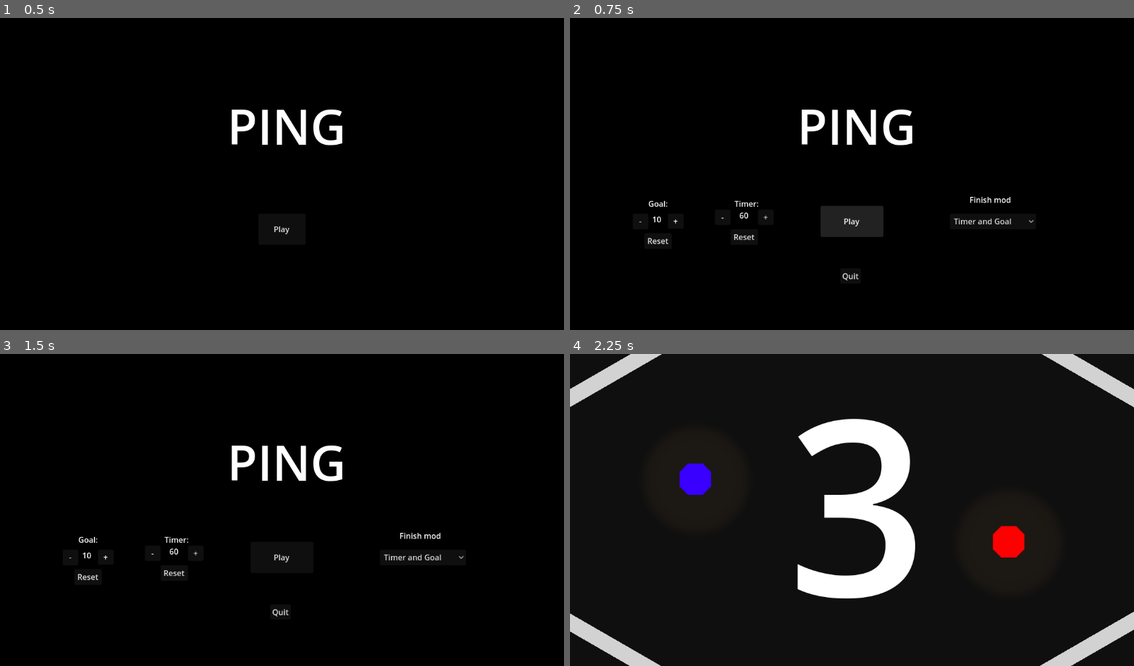
Above: before the commit, frames 1-4 (two rows, left to right).
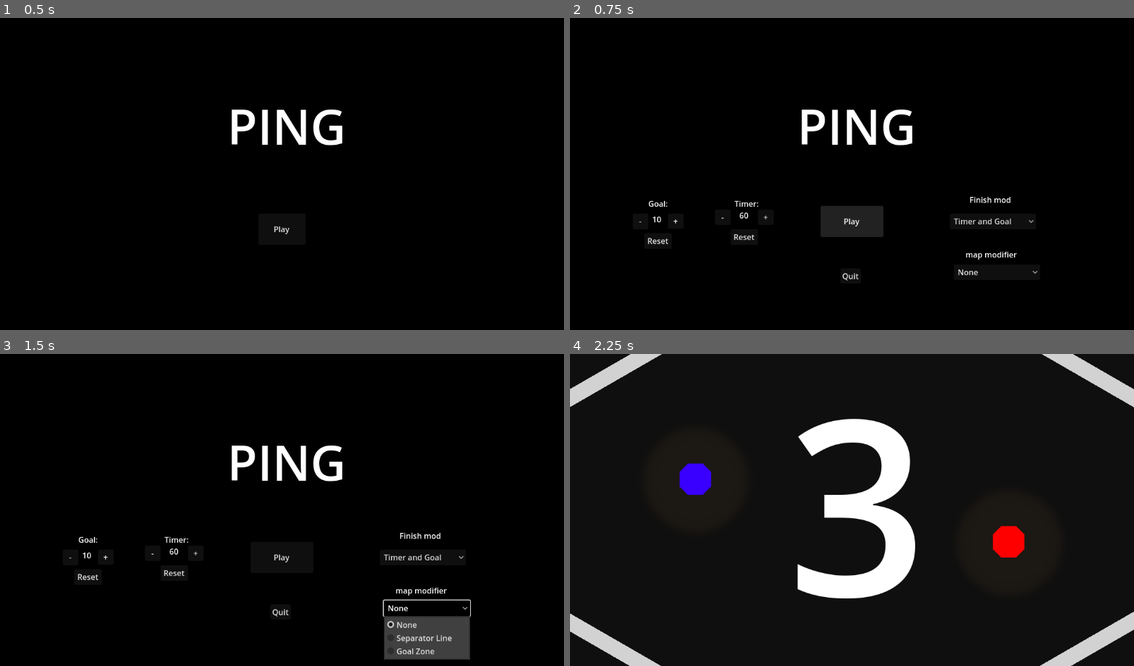
Above: after the commit, the same moments.

Repository: MyloRaccoon/ping
Game: Godot game, scene res://title.tscn
The game is run twice, just before and just after one commit, with the same random seed, the same clock (stepped at 60 frames per second) and the same inputs.
Inputs (mouse positions are in pixels of both pictures, inside the frame that each line leads up to):
- Up to frame 1 (0.5 s): no input
- Up to frame 2 (0.75 s): click "Play" at 0.5 s
- Up to frame 3 (1.5 s): click (428, 609) at 1.25 s, where only the run after the commit has a clickable "None"
- Up to frame 4 (2.25 s): click "Play" at 2 s

Frame 1 is identical in both runs. In frame 2, 0.1% of the frame differs, in the area x 68-83%, y 74-83%; in frame 3, 2.4%, in the area x 67-84%, y 74-98%; in frame 4, nothing differs.

Commit message:
a

Diff:
--- a/game.gd
+++ b/game.gd
@@ -19,20 +19,25 @@
 var stock_pos_ball
 
 func new_ball(ball_pos, p1_pos, p2_pos):
-	$Player.position = p1_pos
-	$Player2.position = p2_pos
+	$players/Player.position = p1_pos
+	$players/Player2.position = p2_pos
 	ball = ball_tscn.instantiate()
 	ball.position = ball_pos
 	call_deferred("add_child", ball)
 
 func _ready():
-	$firstTimer.start()
-	if global.separator:
-		$separator.show()
-		$separator/collisionbox.disabled = false
-	else:
-		$separator.hide()
-		$separator/collisionbox.disabled = true
+	$UI/firstTimer.start()
+	$map/separator.hide()
+	$goal1/p1Zone.hide()
+	$goal2/p2Zone.hide()
+	if global.map == "separator":
+		$map/separator.show()
+	if global.map == "zone":
+		$goal1/p1Zone.show()
+		$goal2/p2Zone.show()
+	$map/separator/collisionbox.disabled = !(global.map == "separator")
+	$goal1/p1Zone/CollisionShape2D.disabled = !(global.map == "zone")
+	$goal2/p2Zone/CollisionShape2D.disabled = !(global.map == "zone")
 
 # Called every frame. 'delta' is the elapsed time since the previous frame.
 func _process(_delta):
@@ -42,20 +47,20 @@
 		elif pausing:
 			resume()
 
-	if int($firstTimer.time_left) == 0:
-		$firstTimerLB.text = "GO"
+	if int($UI/firstTimer.time_left) == 0:
+		$UI/firstTimerLB.text = "GO"
 	else:
-		$firstTimerLB.text = str(int($firstTimer.time_left))
+		$UI/firstTimerLB.text = str(int($UI/firstTimer.time_left))
 
 
 	if pausing:
-		$timerLB.text = str(int(pause_time_left))
+		$UI/timerLB.text = str(int(pause_time_left))
 	else:
-		$timerLB.text = str(int($Timer.time_left))
+		$UI/timerLB.text = str(int($UI/Timer.time_left))
 		if prolong:
-			$timerLB.text = "Prolongation !"
-	$pts1.text = str(pts1)
-	$pts2.text = str(pts2)
+			$UI/timerLB.text = "Prolongation !"
+	$UI/pts1.text = str(pts1)
+	$UI/pts2.text = str(pts2)
 
 func _on_goal_1_body_entered(body):
 	if body in get_tree().get_nodes_in_group("ball"):
@@ -67,7 +72,7 @@
 				call_deferred("win", "2")
 			else:
 				ball.queue_free()
-				new_ball($p1BallSpawnPoint.position, $p1SpawnPoint.position, $p2SpawnPoint.position)
+				new_ball($p1BallSpawnPoint.position, $players/p1SpawnPoint.position, $players/p2SpawnPoint.position)
 
 func _on_goal_2_body_entered(body):
 	if body in get_tree().get_nodes_in_group("ball"):
@@ -79,7 +84,7 @@
 				call_deferred("win", "1")
 			else:
 				ball.queue_free()
-				new_ball($p2BallSpawnPoint.position, $p1SpawnPoint.position, $p2SpawnPoint.position)
+				new_ball($p2BallSpawnPoint.position, $players/p1SpawnPoint.position, $players/p2SpawnPoint.position)
 
 func win(winner):
 	match winner:
@@ -98,29 +103,29 @@
 
 func _on_first_timer_timeout():
 	if global.timer_active:
-		$Timer.start(global.timer)
-		$timerLB.show()
+		$UI/Timer.start(global.timer)
+		$UI/timerLB.show()
 	else:
-		$timerLB.hide()
-	$pts1.show()
-	$pts2.show()
-	$firstTimerLB.hide()
+		$UI/timerLB.hide()
+	$UI/pts1.show()
+	$UI/pts2.show()
+	$UI/firstTimerLB.hide()
 	global.playing = true
-	new_ball($middleBallSpawnPoint.position, $p1SpawnPoint.position, $p2SpawnPoint.position)
+	new_ball($middleBallSpawnPoint.position, $players/p1SpawnPoint.position, $players/p2SpawnPoint.position)
 
 func pause():
-	pause_time_left = $Timer.time_left
-	stock_pos_ball = $ball.position
-	stock_pos_p1 = $Player.position
-	stock_pos_p2 = $Player2.position
-	$Timer.stop()
+	pause_time_left = $UI/Timer.time_left
+	stock_pos_ball = ball.position
+	stock_pos_p1 = $players/Player.position
+	stock_pos_p2 = $players/Player2.position
+	$UI/Timer.stop()
 	pausing = true
 	$PauseMenu.show()
 	global.playing = false
 	ball.queue_free()
 
 func resume():
-	$Timer.start(pause_time_left)
+	$UI/Timer.start(pause_time_left)
 	pausing = false
 	$PauseMenu.hide()
 	global.playing = true
--- a/game.tscn
+++ b/game.tscn
@@ -7,6 +7,12 @@
 a = Vector2(-8, -440)
 b = Vector2(-8, 456)
 
+[sub_resource type="RectangleShape2D" id="RectangleShape2D_nejds"]
+size = Vector2(1145, 66)
+
+[sub_resource type="RectangleShape2D" id="RectangleShape2D_u8pbv"]
+size = Vector2(221.529, 37)
+
 [sub_resource type="LabelSettings" id="LabelSettings_cabtn"]
 font_size = 500
 
@@ -18,52 +24,118 @@
 font_size = 500
 font_color = Color(0.819608, 0.176471, 0.137255, 1)
 
-[sub_resource type="RectangleShape2D" id="RectangleShape2D_nejds"]
-size = Vector2(1145, 66)
-
-[sub_resource type="RectangleShape2D" id="RectangleShape2D_u8pbv"]
-size = Vector2(221.529, 37)
+[sub_resource type="LabelSettings" id="LabelSettings_eg5xe"]
+font_size = 50
 
 [sub_resource type="RectangleShape2D" id="RectangleShape2D_affk2"]
 size = Vector2(16, 425)
 
+[sub_resource type="CapsuleShape2D" id="CapsuleShape2D_3ato3"]
+radius = 264.0
+height = 640.0
+
 [sub_resource type="RectangleShape2D" id="RectangleShape2D_ws4ey"]
 size = Vector2(81, 421)
 
-[sub_resource type="LabelSettings" id="LabelSettings_eg5xe"]
-font_size = 50
-
 [sub_resource type="LabelSettings" id="LabelSettings_pcg6r"]
 font_size = 50
 
 [node name="game" type="Node2D"]
 script = ExtResource("1_di1l8")
 
-[node name="background" type="ColorRect" parent="."]
+[node name="map" type="Node2D" parent="."]
+
+[node name="background" type="ColorRect" parent="map"]
 offset_right = 1168.0
 offset_bottom = 672.0
 color = Color(0.0588235, 0.0588235, 0.0588235, 1)
 
-[node name="separator" type="StaticBody2D" parent="."]
+[node name="separator" type="StaticBody2D" parent="map"]
 collision_layer = 3
 collision_mask = 3
 
-[node name="line" type="Line2D" parent="separator"]
+[node name="line" type="Line2D" parent="map/separator"]
 position = Vector2(832, 728)
 rotation = -3.12763
 points = PackedVector2Array(255.417, -43.5704, 267.927, 852.342)
 default_color = Color(0.458824, 0.458824, 0.458824, 1)
 
-[node name="collisionbox" type="CollisionShape2D" parent="separator"]
+[node name="collisionbox" type="CollisionShape2D" parent="map/separator"]
 position = Vector2(584, 312)
 shape = SubResource("SegmentShape2D_dsfr3")
 
-[node name="firstTimer" type="Timer" parent="."]
+[node name="wall" type="StaticBody2D" parent="map"]
+collision_layer = 7
+collision_mask = 7
+
+[node name="NW" type="ColorRect" parent="map/wall"]
+offset_left = -56.0
+offset_top = 104.0
+offset_right = 256.0
+offset_bottom = 136.0
+rotation = -0.523598
+color = Color(0.823529, 0.823529, 0.823529, 1)
+
+[node name="SW" type="ColorRect" parent="map/wall"]
+offset_left = -32.0
+offset_top = 512.0
+offset_right = 280.0
+offset_bottom = 544.0
+rotation = 0.523598
+color = Color(0.823529, 0.823529, 0.823529, 1)
+
+[node name="NE" type="ColorRect" parent="map/wall"]
+offset_left = 944.0
+offset_top = -48.0
+offset_right = 1256.0
+offset_bottom = -16.0
+rotation = 0.523598
+color = Color(0.823529, 0.823529, 0.823529, 1)
+
+[node name="SE" type="ColorRect" parent="map/wall"]
+offset_left = 928.0
+offset_top = 656.0
+offset_right = 1240.0
+offset_bottom = 688.0
+rotation = -0.523598
+color = Color(0.823529, 0.823529, 0.823529, 1)
+
+[node name="CollisionShape2D" type="CollisionShape2D" parent="map/wall"]
+position = Vector2(571.5, -32)
+shape = SubResource("RectangleShape2D_nejds")
+
+[node name="CollisionShape2D2" type="CollisionShape2D" parent="map/wall"]
+position = Vector2(576, 672)
+shape = SubResource("RectangleShape2D_nejds")
+
+[node name="CollisionShape2D3" type="CollisionShape2D" parent="map/wall"]
+position = Vector2(86.8163, 39.4458)
+rotation = -0.523599
+shape = SubResource("RectangleShape2D_u8pbv")
+
+[node name="CollisionShape2D4" type="CollisionShape2D" parent="map/wall"]
+position = Vector2(1064, 600)
+rotation = -0.523599
+shape = SubResource("RectangleShape2D_u8pbv")
+
+[node name="CollisionShape2D5" type="CollisionShape2D" parent="map/wall"]
+position = Vector2(87.6761, 599.813)
+rotation = 0.523599
+shape = SubResource("RectangleShape2D_u8pbv")
+
+[node name="CollisionShape2D6" type="CollisionShape2D" parent="map/wall"]
+position = Vector2(1064, 40)
+rotation = 0.523599
+shape = SubResource("RectangleShape2D_u8pbv")
+
+[node name="UI" type="Node2D" parent="."]
+
+[node name="firstTimer" type="Timer" parent="UI"]
 wait_time = 4.0
 one_shot = true
 autostart = true
 
-[node name="firstTimerLB" type="Label" parent="."]
+[node name="firstTimerLB" type="Label" parent="UI"]
 offset_left = 208.0
 offset_top = -40.0
 offset_right = 965.0
@@ -73,7 +145,7 @@
 label_settings = SubResource("LabelSettings_cabtn")
 horizontal_alignment = 1
 
-[node name="pts1" type="Label" parent="."]
+[node name="pts1" type="Label" parent="UI"]
 visible = false
 offset_left = 224.0
 offset_top = -24.0
@@ -82,7 +154,7 @@
 text = "0"
 label_settings = SubResource("LabelSettings_8j51r")
 
-[node name="pts2" type="Label" parent="."]
+[node name="pts2" type="Label" parent="UI"]
 visible = false
 offset_left = 640.0
 offset_top = -24.0
@@ -91,135 +163,11 @@
 text = "0"
 label_settings = SubResource("LabelSettings_ggfhb")
 
-[node name="Player" parent="." instance=ExtResource("1_jds34")]
-position = Vector2(256, 256)
-collision_layer = 5
-collision_mask = 5
-
-[node name="Player2" parent="." instance=ExtResource("1_jds34")]
-position = Vector2(896, 384)
-collision_layer = 6
-collision_mask = 6
-index = "2"
-
-[node name="wall" type="StaticBody2D" parent="."]
-collision_layer = 7
-collision_mask = 7
-
-[node name="NW" type="ColorRect" parent="wall"]
-offset_left = -56.0
-offset_top = 104.0
-offset_right = 256.0
-offset_bottom = 136.0
-rotation = -0.523598
-color = Color(0.823529, 0.823529, 0.823529, 1)
-
-[node name="SW" type="ColorRect" parent="wall"]
-offset_left = -32.0
-offset_top = 512.0
-offset_right = 280.0
-offset_bottom = 544.0
-rotation = 0.523598
-color = Color(0.823529, 0.823529, 0.823529, 1)
-
-[node name="NE" type="ColorRect" parent="wall"]
-offset_left = 944.0
-offset_top = -48.0
-offset_right = 1256.0
-offset_bottom = -16.0
-rotation = 0.523598
-color = Color(0.823529, 0.823529, 0.823529, 1)
-
-[node name="SE" type="ColorRect" parent="wall"]
-offset_left = 928.0
-offset_top = 656.0
-offset_right = 1240.0
-offset_bottom = 688.0
-rotation = -0.523598
-color = Color(0.823529, 0.823529, 0.823529, 1)
-
-[node name="CollisionShape2D" type="CollisionShape2D" parent="wall"]
-position = Vector2(571.5, -32)
-shape = SubResource("RectangleShape2D_nejds")
-
-[node name="CollisionShape2D2" type="CollisionShape2D" parent="wall"]
-position = Vector2(576, 672)
-shape = SubResource("RectangleShape2D_nejds")
-
-[node name="CollisionShape2D3" type="CollisionShape2D" parent="wall"]
-position = Vector2(86.8163, 39.4458)
-rotation = -0.523599
-shape = SubResource("RectangleShape2D_u8pbv")
-
-[node name="CollisionShape2D4" type="CollisionShape2D" parent="wall"]
-position = Vector2(1064, 600)
-rotation = -0.523599
-shape = SubResource("RectangleShape2D_u8pbv")
-
-[node name="CollisionShape2D5" type="CollisionShape2D" parent="wall"]
-position = Vector2(87.6761, 599.813)
-rotation = 0.523599
-shape = SubResource("RectangleShape2D_u8pbv")
-
-[node name="CollisionShape2D6" type="CollisionShape2D" parent="wall"]
-position = Vector2(1064, 40)
-rotation = 0.523599
-shape = SubResource("RectangleShape2D_u8pbv")
-
-[node name="p1SpawnPoint" type="Marker2D" parent="."]
-position = Vector2(256, 256)
-
-[node name="p2SpawnPoint" type="Marker2D" parent="."]
-position = Vector2(896, 384)
-
-[node name="middleBallSpawnPoint" type="Marker2D" parent="."]
-position = Vector2(576, 320)
-
-[node name="p1BallSpawnPoint" type="Marker2D" parent="."]
-position = Vector2(384, 320)
-
-[node name="p2BallSpawnPoint" type="Marker2D" parent="."]
-position = Vector2(768, 320)
-
-[node name="goal1" type="Area2D" parent="."]
-collision_layer = 7
-collision_mask = 7
-
-[node name="StaticBody2D" type="StaticBody2D" parent="goal1"]
-collision_layer = 3
-collision_mask = 3
-
-[node name="CollisionShape2D" type="CollisionShape2D" parent="goal1/StaticBody2D"]
-position = Vector2(-8, 323.5)
-shape = SubResource("RectangleShape2D_affk2")
-
-[node name="CollisionShape2D" type="CollisionShape2D" parent="goal1"]
-position = Vector2(-72, 328)
-shape = SubResource("RectangleShape2D_ws4ey")
-
-[node name="goal2" type="Area2D" parent="."]
-position = Vector2(1152, 640)
-rotation = 3.14159
-collision_layer = 4
-collision_mask = 4
-
-[node name="StaticBody2D" type="StaticBody2D" parent="goal2"]
-collision_layer = 3
-collision_mask = 3
-
-[node name="CollisionShape2D" type="CollisionShape2D" parent="goal2/StaticBody2D"]
-position = Vector2(-8, 323.5)
-shape = SubResource("RectangleShape2D_affk2")
-
-[node name="CollisionShape2D" type="CollisionShape2D" parent="goal2"]
-position = Vector2(-72.0009, 328)
-shape = SubResource("RectangleShape2D_ws4ey")
-
-[node name="Timer" type="Timer" parent="."]
+[node name="Timer" type="Timer" parent="UI"]
 wait_time = 40.0
 one_shot = true
 
-[node name="timerLB" type="Label" parent="."]
+[node name="timerLB" type="Label" parent="UI"]
 visible = false
 offset_left = 392.0
 offset_top = 8.0
@@ -230,6 +178,84 @@
 label_settings = SubResource("LabelSettings_eg5xe")
 horizontal_alignment = 1
 
+[node name="players" type="Node2D" parent="."]
+
+[node name="Player" parent="players" instance=ExtResource("1_jds34")]
+position = Vector2(256, 256)
+collision_layer = 5
+collision_mask = 5
+
+[node name="Player2" parent="players" instance=ExtResource("1_jds34")]
+position = Vector2(896, 384)
+collision_layer = 6
+collision_mask = 6
+index = "2"
+
+[node name="p1SpawnPoint" type="Marker2D" parent="players"]
+position = Vector2(256, 256)
+
+[node name="p2SpawnPoint" type="Marker2D" parent="players"]
+position = Vector2(896, 384)
+
+[node name="middleBallSpawnPoint" type="Marker2D" parent="."]
+position = Vector2(576, 320)
+
+[node name="p1BallSpawnPoint" type="Marker2D" parent="."]
+position = Vector2(384, 320)
+
+[node name="p2BallSpawnPoint" type="Marker2D" parent="."]
+position = Vector2(768, 320)
+
+[node name="goal1" type="Area2D" parent="."]
+collision_layer = 7
+collision_mask = 7
+
+[node name="limit" type="StaticBody2D" parent="goal1"]
+collision_layer = 3
+collision_mask = 3
+
+[node name="CollisionShape2D" type="CollisionShape2D" parent="goal1/limit"]
+position = Vector2(-8, 323.5)
+shape = SubResource("RectangleShape2D_affk2")
+
+[node name="p1Zone" type="StaticBody2D" parent="goal1"]
+collision_layer = 2
+collision_mask = 2
+
+[node name="CollisionShape2D" type="CollisionShape2D" parent="goal1/p1Zone"]
+position = Vector2(-8, 320)
+shape = SubResource("CapsuleShape2D_3ato3")
+debug_color = Color(0.309804, 0.615686, 0.341176, 0.419608)
+
+[node name="CollisionShape2D" type="CollisionShape2D" parent="goal1"]
+position = Vector2(-72, 328)
+shape = SubResource("RectangleShape2D_ws4ey")
+
+[node name="goal2" type="Area2D" parent="."]
+position = Vector2(1152, 640)
+rotation = 3.14159
+collision_layer = 4
+collision_mask = 4
+
+[node name="StaticBody2D" type="StaticBody2D" parent="goal2"]
+collision_layer = 3
+collision_mask = 3
+
+[node name="CollisionShape2D" type="CollisionShape2D" parent="goal2/StaticBody2D"]
+position = Vector2(-8, 323.5)
+shape = SubResource("RectangleShape2D_affk2")
+
+[node name="CollisionShape2D" type="CollisionShape2D" parent="goal2"]
+position = Vector2(-72.0009, 328)
+shape = SubResource("RectangleShape2D_ws4ey")
+
+[node name="p2Zone" type="StaticBody2D" parent="goal2"]
+
+[node name="CollisionShape2D" type="CollisionShape2D" parent="goal2/p2Zone"]
+position = Vector2(-8, 320)
+shape = SubResource("CapsuleShape2D_3ato3")
+debug_color = Color(0.309804, 0.615686, 0.341176, 0.419608)
+
 [node name="PauseMenu" type="CanvasLayer" parent="."]
 visible = false
 
@@ -261,9 +287,9 @@
 offset_bottom = 320.0
 text = "Resume"
 
-[connection signal="timeout" from="firstTimer" to="." method="_on_first_timer_timeout"]
+[connection signal="timeout" from="UI/firstTimer" to="." method="_on_first_timer_timeout"]
+[connection signal="timeout" from="UI/Timer" to="." method="_on_timer_timeout"]
 [connection signal="body_entered" from="goal1" to="." method="_on_goal_1_body_entered"]
 [connection signal="body_entered" from="goal2" to="." method="_on_goal_2_body_entered"]
-[connection signal="timeout" from="Timer" to="." method="_on_timer_timeout"]
 [connection signal="pressed" from="PauseMenu/quitToMenu" to="." method="_on_quit_to_menu_pressed"]
 [connection signal="pressed" from="PauseMenu/Resume" to="." method="_on_resume_pressed"]
--- a/global.gd
+++ b/global.gd
@@ -6,7 +6,6 @@
 var timer_active : bool = true
 var goal_active : bool = true
 
-var separator : bool = false
-var goalZone : bool = false
+var map : String = "none"
 
 var playing : bool = false
--- a/option.gd
+++ b/option.gd
@@ -9,6 +9,10 @@
 		$ModMenu.select(1)
 	elif global.goal_active:
 		$ModMenu.select(2)
+	match global.map:
+		"none": $mapMenu.select(0)
+		"separator": $mapMenu.select(1)
+		"zone": $mapMenu.select(2)
 	update_control()
 
 # Called every frame. 'delta' is the elapsed time since the previous frame.
@@ -27,6 +31,12 @@
 	global.timer_active = index in [0,1]
 	global.goal_active = index in [0,2]
 	update_control()
+
+func _on_map_menu_item_selected(index):
+	match index:
+		0: global.map = "none"
+		1: global.map = "separator"
+		2: global.map = "zone"
 
 func update_control():
 	for control in get_tree().get_nodes_in_group("timerControl"):
--- a/option.tscn
+++ b/option.tscn
@@ -55,6 +55,28 @@
 offset_right = 856.0
 offset_bottom = 383.0
 text = "Finish mod"
+
+[node name="mapMenu" type="OptionButton" parent="."]
+offset_left = 784.0
+offset_top = 504.0
+offset_right = 960.0
+offset_bottom = 536.0
+item_count = 3
+selected = 0
+popup/item_0/text = "None"
+popup/item_0/id = 0
+popup/item_1/text = "Separator Line"
+popup/item_1/id = 1
+popup/item_2/text = "Goal Zone"
+popup/item_2/id = 2
+
+[node name="mapMod" type="Label" parent="."]
+offset_left = 808.0
+offset_top = 472.0
+offset_right = 913.0
+offset_bottom = 495.0
+text = "map modifier
+"
 
 [node name="goal" type="Label" parent="." groups=["goalControl"]]
 offset_left = 160.0
@@ -132,6 +154,7 @@
 [connection signal="pressed" from="btnQuit" to="." method="_on_btn_quit_pressed"]
 [connection signal="pressed" from="btnPlay" to="." method="_on_btn_play_pressed"]
 [connection signal="item_selected" from="ModMenu" to="." method="_on_mod_menu_item_selected"]
+[connection signal="item_selected" from="mapMenu" to="." method="_on_map_menu_item_selected"]
 [connection signal="pressed" from="goal+" to="." method="_on_goalP_pressed"]
 [connection signal="pressed" from="goal-" to="." method="_on_goalM_pressed"]
 [connection signal="pressed" from="goalR" to="." method="_on_goal_r_pressed"]
Not shown: 1 places in game.tscn that only renumber resources
